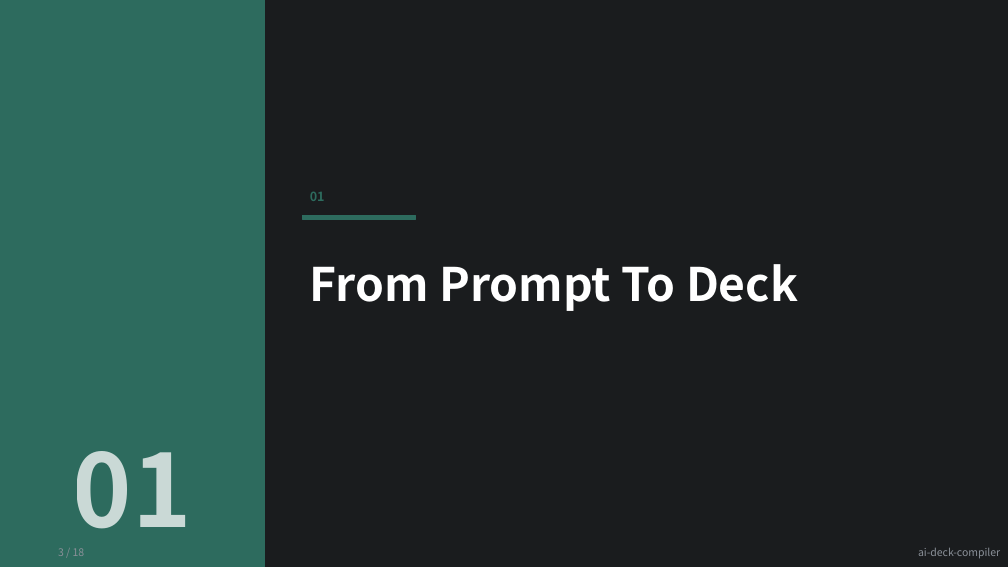
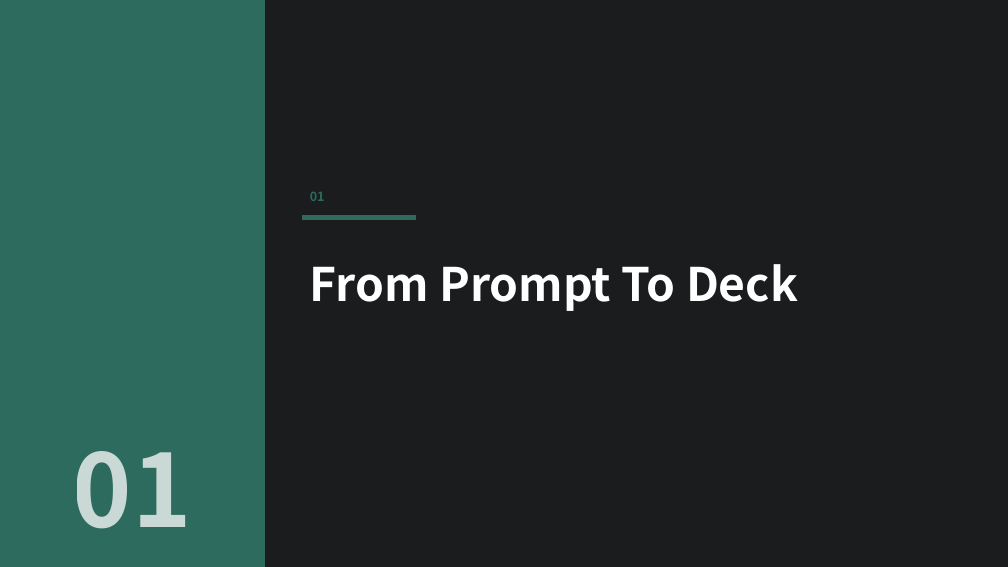
Before and after one commit to kyungseo/ai-deck-compiler, a slide deck: slide 3 of examples/results/showcase-teal-dark.pptx. Drawn at 1008x567 pixels with LibreOffice and Linux fonts; fonts in the diff are those of the drawing. Boxes give left, top, right and bottom in pixels: in the first picture for what was removed or moved away, otherwise in the second. Text is boxed around its words. In the diff, an @@ line names an element or a change of style, - is before the commit and + after.

```diff
--- a/examples/results/showcase-teal-dark.pptx
+++ b/examples/results/showcase-teal-dark.pptx
@@ text removed at box(58, 548, 85, 556) @@
-3 / 18
@@ text removed at box(918, 548, 1000, 559) @@
-ai-deck-compiler
```
Also in this commit, not shown: 1 other slide changed, 3 other files.
